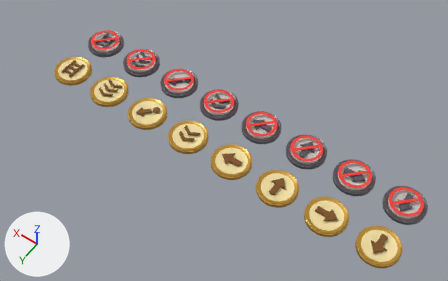
One commit to the Blender file art/source/item_icons.blend: the scene before it, then after it.
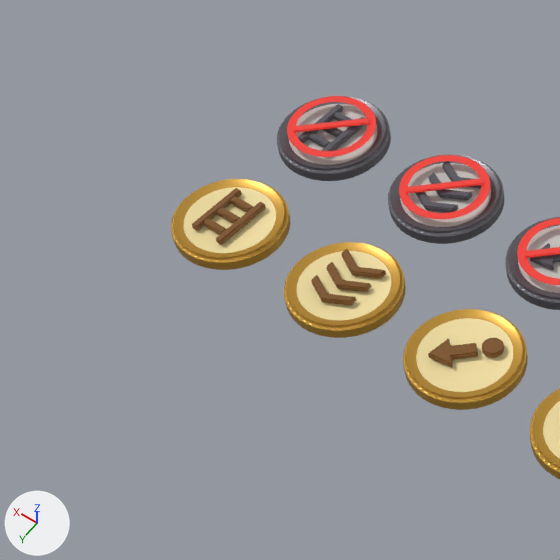
Each version appears first whole from a 50 mm camera at (-0.97, 6.67, 11.1) aimed at (4.2, -0.56, -0.26), and next in a close-up on the part from 0% to 40% of the width and 0% to 63% of the height. Lighting does not change. The marker at lower left points along +X, +Y and +Z. The last two pictures show the newer version.

Objects in the first close-up: 'ability_climbMedal', 'ability_high_jumpMedal', 'ability_jumpMedal', 'ability_throwMedal', 'ability_throwSymbolArrow', 'prohibition_climbMedal', 'prohibition_climbRing', 'prohibition_high_jumpMedal', 'prohibition_high_jumpRing', 'prohibition_throwMedal', 'prohibition_throwRing' and 21 more.
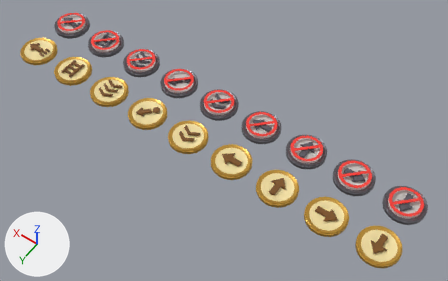
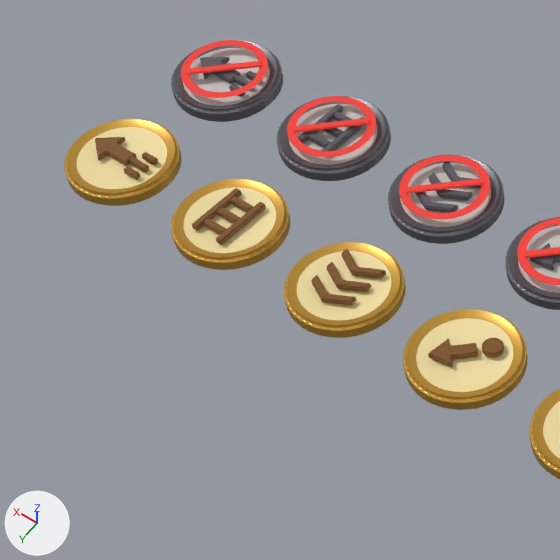
What differs and where, as boxes [x1, y1, x2, y2] in the close-ups (560 x 560 px):
'ability_dashMedal', added: after [64, 119, 182, 206]
'prohibition_dashMedal', added: after [171, 40, 283, 122]
'prohibition_dashRing', added (red): after [181, 40, 268, 98]
'ability_dashSymbolArrow', added (brown): after [95, 137, 137, 166]
'prohibition_dashSymbolArrow', added: after [200, 57, 241, 84]
'prohibition_dashSlash', added (red): after [187, 61, 262, 75]
'ability_dashSymbolLine1', added: after [128, 156, 149, 172]
'ability_dashSymbolLine0', added: after [142, 152, 158, 165]
'ability_dashSymbolLine2', added: after [124, 166, 140, 179]
'prohibition_dashSymbolLine1', added: after [234, 75, 251, 90]
'prohibition_dashSymbolLine0', added: after [246, 71, 262, 83]
'prohibition_dashSymbolLine2', added: after [229, 84, 245, 96]

The change, as a diff of the scene's bpy script:
```diff
--- a/art/source/item_icons.blend.py
+++ b/art/source/item_icons.blend.py
@@ ob_prohibition_dashslash @@
+ob_prohibition_dashslash = bpy.data.objects.new('prohibition_dashSlash', me_prohibition_dashslash)  # 32 vertices, 30 faces; spans x -0.238..0.238, y -0.238..0.238, z 0.13..0.15; in mat_prohibition_dashred (red #d8342c, glowing red #d8342c)
+ob_prohibition_dashslash.location = (9.6, -1.2, 0.0)
@@ ob_prohibition_dashring @@
+ob_prohibition_dashring = bpy.data.objects.new('prohibition_dashRing', me_prohibition_dashring)  # 96 vertices, 48 faces; spans x -0.36..0.36, y -0.36..0.36, z 0.13; in mat_prohibition_dashred (red #d8342c, glowing red #d8342c)
+ob_prohibition_dashring.location = (9.6, -1.2, 0.0)
@@ ob_prohibition_dashsymbolline2 @@
+ob_prohibition_dashsymbolline2 = bpy.data.objects.new('prohibition_dashSymbolLine2', me_prohibition_dashsymbolline2)  # 32 vertices, 30 faces; spans x -0.3..-0.16, y 0.075..0.125, z 0.06..0.11; in mat_prohibition_dashsymbol (dark grey #55525a)
+ob_prohibition_dashsymbolline2.location = (9.6, -1.2, 0.0)
@@ ob_prohibition_dashsymbolline1 @@
+ob_prohibition_dashsymbolline1 = bpy.data.objects.new('prohibition_dashSymbolLine1', me_prohibition_dashsymbolline1)  # 32 vertices, 30 faces; spans x -0.3..-0.1, y -0.025..0.025, z 0.06..0.11; in mat_prohibition_dashsymbol (dark grey #55525a)
+ob_prohibition_dashsymbolline1.location = (9.6, -1.2, 0.0)
@@ ob_prohibition_dashsymbolline0 @@
+ob_prohibition_dashsymbolline0 = bpy.data.objects.new('prohibition_dashSymbolLine0', me_prohibition_dashsymbolline0)  # 32 vertices, 30 faces; spans x -0.3..-0.16, y -0.125..-0.075, z 0.06..0.11; in mat_prohibition_dashsymbol (dark grey #55525a)
+ob_prohibition_dashsymbolline0.location = (9.6, -1.2, 0.0)
@@ ob_prohibition_dashsymbolarrow @@
+ob_prohibition_dashsymbolarrow = bpy.data.objects.new('prohibition_dashSymbolArrow', me_prohibition_dashsymbolarrow)  # 68 vertices, 63 faces; spans x -0.124..0.286, y -0.148..0.148, z 0.06..0.11; in mat_prohibition_dashsymbol (dark grey #55525a)
+ob_prohibition_dashsymbolarrow.location = (9.6, -1.2, 0.0)
@@ ob_prohibition_dashmedal @@
+ob_prohibition_dashmedal = bpy.data.objects.new('prohibition_dashMedal', me_prohibition_dashmedal)  # 1200 vertices, 1202 faces; spans x -0.458..0.458, y -0.458..0.458, z -0.07..0.07; in mat_prohibition_dashmedalrim (grey #6c6a70), mat_prohibition_dashmedalface (light grey #c9c6c2)
+ob_prohibition_dashmedal.location = (9.6, -1.2, 0.0)
@@ ob_ability_dashsymbolline2 @@
+ob_ability_dashsymbolline2 = bpy.data.objects.new('ability_dashSymbolLine2', me_ability_dashsymbolline2)  # 32 vertices, 30 faces; spans x -0.3..-0.16, y 0.075..0.125, z 0.06..0.11; in mat_ability_dashsymbol (brown #7a4e16)
+ob_ability_dashsymbolline2.location = (9.6, 0.0, 0.0)
@@ ob_ability_dashsymbolline1 @@
+ob_ability_dashsymbolline1 = bpy.data.objects.new('ability_dashSymbolLine1', me_ability_dashsymbolline1)  # 32 vertices, 30 faces; spans x -0.3..-0.1, y -0.025..0.025, z 0.06..0.11; in mat_ability_dashsymbol (brown #7a4e16)
+ob_ability_dashsymbolline1.location = (9.6, 0.0, 0.0)
@@ ob_ability_dashsymbolline0 @@
+ob_ability_dashsymbolline0 = bpy.data.objects.new('ability_dashSymbolLine0', me_ability_dashsymbolline0)  # 32 vertices, 30 faces; spans x -0.3..-0.16, y -0.125..-0.075, z 0.06..0.11; in mat_ability_dashsymbol (brown #7a4e16)
+ob_ability_dashsymbolline0.location = (9.6, 0.0, 0.0)
@@ ob_ability_dashsymbolarrow @@
+ob_ability_dashsymbolarrow = bpy.data.objects.new('ability_dashSymbolArrow', me_ability_dashsymbolarrow)  # 68 vertices, 63 faces; spans x -0.124..0.286, y -0.148..0.148, z 0.06..0.11; in mat_ability_dashsymbol (brown #7a4e16)
+ob_ability_dashsymbolarrow.location = (9.6, 0.0, 0.0)
@@ ob_ability_dashmedal @@
+ob_ability_dashmedal = bpy.data.objects.new('ability_dashMedal', me_ability_dashmedal)  # 1200 vertices, 1202 faces; spans x -0.458..0.458, y -0.458..0.458, z -0.07..0.07; in mat_ability_dashmedalrim (orange #c99a3c), mat_ability_dashmedalface (beige #f3dfa2)
+ob_ability_dashmedal.location = (9.6, 0.0, 0.0)
```
